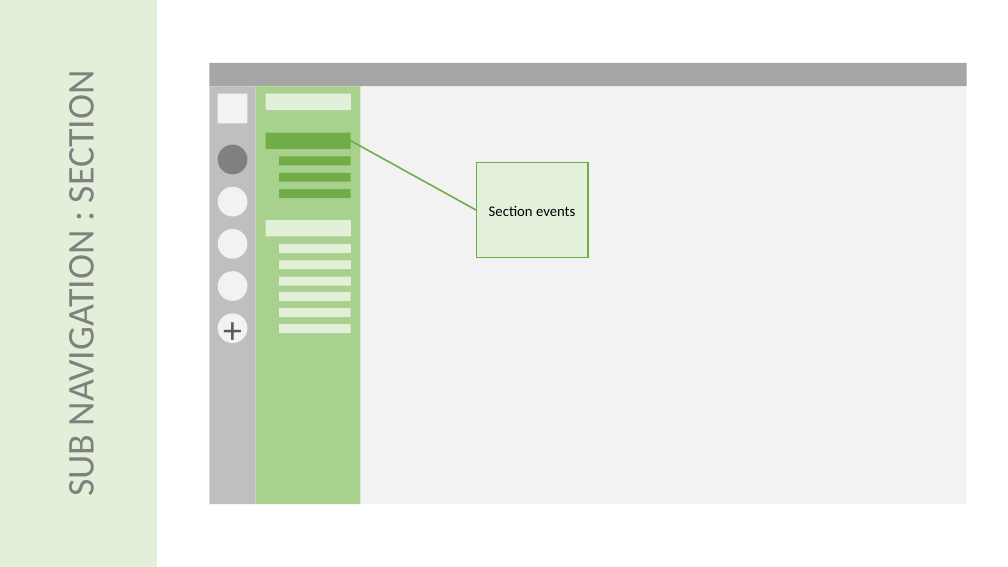
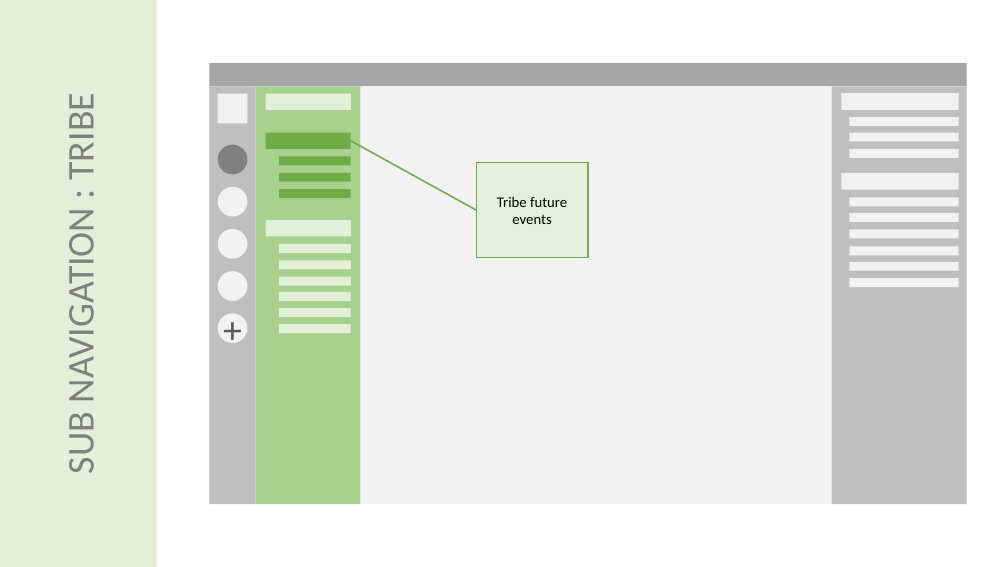
Before and after one commit to ash-uncover/juke-box, a slide deck: slide 33 of tribes-front/Concept.pptx. Drawn at 1008x567 pixels with LibreOffice and Linux fonts; fonts in the diff are those of the drawing. Boxes give left, top, right and bottom in pixels: in the first picture for what was removed or moved away, otherwise in the second. Text is boxed around its words. In the diff, an @@ line names an element or a change of style, - is before the commit and + after.

```diff
--- a/tribes-front/Concept.pptx
+++ b/tribes-front/Concept.pptx
@@ rectangle added at <box>832,86,967,504</box>, fill #BFBFBF @@
@@ text in rectangle at <box>58,101,104,472</box>: text changed @@
-SUB NAVIGATION : SECTION
+SUB NAVIGATION : TRIBE
@@ rectangle added at <box>842,93,959,110</box>, fill #F2F2F2 @@
@@ rectangle added at <box>849,117,959,126</box>, fill #F2F2F2 @@
@@ rectangle added at <box>849,132,959,141</box>, fill #F2F2F2 @@
@@ rectangle added at <box>849,149,959,158</box>, fill #F2F2F2 @@
@@ rectangle added at <box>842,173,959,190</box>, fill #F2F2F2 @@
@@ text in rectangle at <box>497,196,567,224</box>: text changed @@
-Section events
+Tribe future events
@@ rectangle added at <box>849,197,959,206</box>, fill #F2F2F2 @@
@@ rectangle added at <box>849,213,959,222</box>, fill #F2F2F2 @@
@@ rectangle added at <box>849,229,959,238</box>, fill #F2F2F2 @@
@@ rectangle added at <box>849,247,959,256</box>, fill #F2F2F2 @@
@@ rectangle added at <box>849,262,959,271</box>, fill #F2F2F2 @@
@@ rectangle added at <box>849,278,959,287</box>, fill #F2F2F2 @@
```
Also in this commit, not shown: 13 other slides changed, 5 slides added, 2 slides removed, 39 other files.
